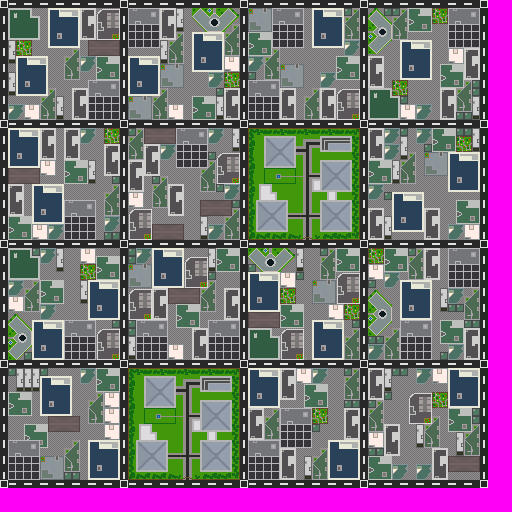
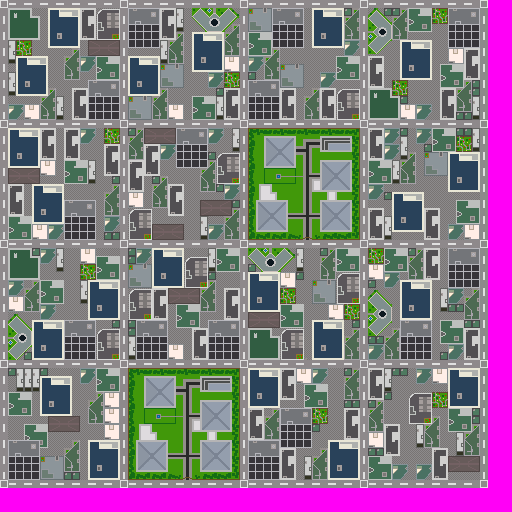
Two versions of the same layered image (512×512). Layer-by-layer changes:
painted on "Layer 65" over [0, 0, 488, 488]
